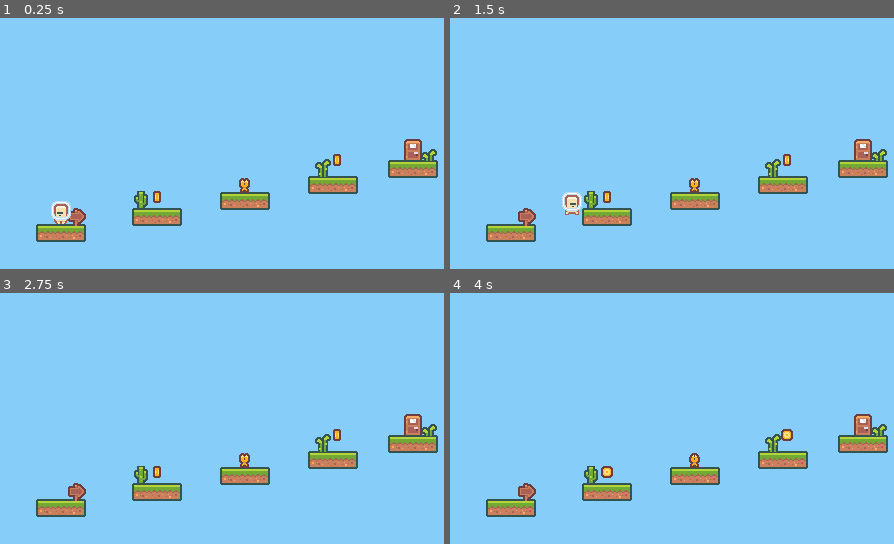
Above: before the commit, frames 1-4 (two rows, left to right).
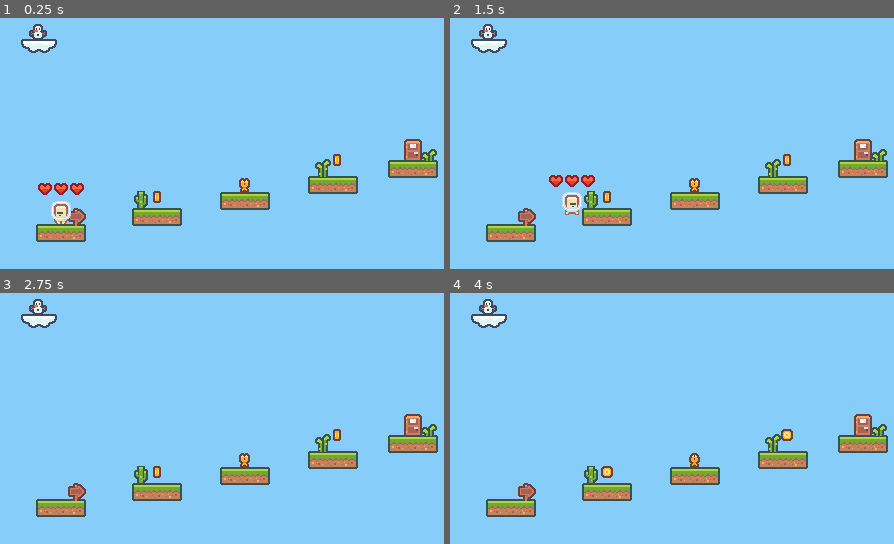
Above: after the commit, the same moments.

Repository: Vex41/JelloPlatformerGH
Game: Godot game, scene res://Scenes/Level3.tscn
Same seed, same stepped clock (60 frames per second), same inputs: the game is played once before the commit and once after it. This scene is started directly instead of the project's main scene.
Inputs:
- Up to frame 1 (0.25 s): no input
- Up to frame 2 (1.5 s): hold D (Right) from 0.53 s (still down); tap Up (Up) at 0.77 s
- Up to frame 3 (2.75 s): tap Up (Up) at 1.52 s; release D (Right) at 2.03 s; hold A (Left) from 2.03 s (still down)
- Up to frame 4 (4 s): release A (Left) at 2.78 s; hold D (Right) from 2.78 s (still down); tap Up (Up) at 3.02, 3.77 s

The runs differ from the first frame. In frame 1, 0.9% of the frame differs, in the area x 4-19%, y 2-71%; in frame 2, 0.9%; in frame 3, 0.5%; in frame 4, 0.5%.

Commit message:
Tried to implament a health system

Diff:
--- a/Jello platformer/Codes/Coin.gd
+++ b/Jello platformer/Codes/Coin.gd
@@ -3,5 +3,5 @@
 func _ready():
 	$AnimationPlayer.play("Spin")
 
-func _on_Area2D_area_entered(area):
+func _on_Area2D_area_entered(_area):
 	queue_free()
--- a/Jello platformer/Codes/Enemy fish.gd
+++ b/Jello platformer/Codes/Enemy fish.gd
@@ -6,5 +6,4 @@
 
 
 func _on_Area2D_area_entered(_area):
-	get_tree().reload_current_scene()
-	#get_tree().change_scene("res://Scenes/World.tscn")
+	pass
--- /dev/null
+++ b/Jello platformer/Codes/HealthUI.gd
@@ -0,0 +1,44 @@
+extends Node2D
+
+var vulnerable = true #makes it so tha you don't lose ALL your health instantly
+var health = 7
+
+func _on_hit_detection_body_entered(body): #when a hit is detected
+	if vulnerable == true:
+		health = health - 1
+		$Timer.start()
+		vulnerable = false
+	if health == 6:
+		$Heart1.set_frame(0)
+		$Heart2.set_frame(0)
+		$Heart3.set_frame(0)
+	if health == 5:
+		$Heart1.set_frame(1)
+		$Heart2.set_frame(0)
+		$Heart3.set_frame(0)
+	if health == 4:
+		$Heart1.set_frame(2)
+		$Heart2.set_frame(0)
+		$Heart3.set_frame(0)
+	if health == 3:
+		$Heart1.set_frame(2)
+		$Heart2.set_frame(1)
+		$Heart3.set_frame(0)
+	if health == 2:
+		$Heart1.set_frame(2)
+		$Heart2.set_frame(2)
+		$Heart3.set_frame(0)
+	if health == 1:
+		$Heart1.set_frame(2)
+		$Heart2.set_frame(2)
+		$Heart3.set_frame(1)
+	if health == 0:
+		$Heart1.set_frame(2)
+		$Heart2.set_frame(2)
+		$Heart3.set_frame(2)
+		get_tree().quit()
+
+func _on_Timer_timeout(): #makes the player vulnerable to damage
+	vulnerable = true
+	print("vulnerable")
+	print(health)
--- a/Jello platformer/Codes/Level3.gd
+++ b/Jello platformer/Codes/Level3.gd
@@ -1 +1,4 @@
 extends Area2D
+
+func _on_Area2D_area_entered(area):
+	get_tree().change_scene("res://Scenes/Level4.tscn")
--- /dev/null
+++ b/Jello platformer/Codes/Level4.gd
@@ -0,0 +1,6 @@
+extends Area2D
+
+
+
+func _on_Area2D_area_entered(area):
+	pass # Replace with function body.
--- a/Jello platformer/Codes/Player.gd
+++ b/Jello platformer/Codes/Player.gd
@@ -57,7 +57,7 @@
 			$Jump.play()
 
 	if !is_on_floor():
-		$AnimationPlayer.play("Jump")
+		$AnimationPlayer.play("Jump") #makes the sprite stay in the jump frame till it's on the floor
 
 	if Input.is_action_pressed("reset"):
 		get_tree().reload_current_scene()
--- /dev/null
+++ b/Jello platformer/Control.tscn
@@ -0,0 +1,14 @@
+[gd_scene load_steps=2 format=2]
+
+[ext_resource path="res://new_theme.tres" type="Theme" id=1]
+
+[node name="Control" type="Control"]
+anchor_right = 1.0
+anchor_bottom = 1.0
+
+[node name="ProgressBar" type="ProgressBar" parent="."]
+margin_right = 104.0
+margin_bottom = 14.0
+theme = ExtResource( 1 )
+value = 67.0
+percent_visible = false
--- a/Jello platformer/Scenes/Level2.tscn
+++ b/Jello platformer/Scenes/Level2.tscn
@@ -75,6 +75,12 @@
 scale = Vector2( 0.5, 0.5 )
 texture = ExtResource( 8 )
 
+[node name="Coin" parent="blocks" instance=ExtResource( 11 )]
+position = Vector2( 145, 114 )
+
+[node name="Coin2" parent="blocks" instance=ExtResource( 11 )]
+position = Vector2( 233, 112 )
+
 [node name="Area2D" type="Area2D" parent="."]
 script = ExtResource( 7 )
 
@@ -85,10 +91,4 @@
 [node name="Player" parent="." instance=ExtResource( 5 )]
 position = Vector2( 56, 104 )
 
-[node name="Coin" parent="." instance=ExtResource( 11 )]
-position = Vector2( 145, 114 )
-
-[node name="Coin2" parent="." instance=ExtResource( 11 )]
-position = Vector2( 233, 112 )
-
 [connection signal="area_entered" from="Area2D" to="Area2D" method="_on_Area2D_area_entered"]
--- a/Jello platformer/Scenes/Level3.tscn
+++ b/Jello platformer/Scenes/Level3.tscn
@@ -13,6 +13,9 @@
 [ext_resource path="res://Sprites/Misc blocks/tile_0125.png" type="Texture" id=11]
 [ext_resource path="res://Sprites/Misc blocks/tile_0127.png" type="Texture" id=12]
 [ext_resource path="res://Scenes/Blocks/Coin.tscn" type="PackedScene" id=13]
+[ext_resource path="res://Sprites/Misc blocks/tile_0153.png" type="Texture" id=14]
+[ext_resource path="res://Sprites/Misc blocks/tile_0155.png" type="Texture" id=15]
+[ext_resource path="res://Sprites/Misc blocks/tile_0145.png" type="Texture" id=16]
 
 [sub_resource type="RectangleShape2D" id=1]
 extents = Vector2( 8, 8 )
@@ -88,6 +91,24 @@
 scale = Vector2( 1, 0.972223 )
 texture = ExtResource( 12 )
 
+[node name="Coin" parent="blocks" instance=ExtResource( 13 )]
+position = Vector2( 168, 228 )
+
+[node name="Coin2" parent="blocks" instance=ExtResource( 13 )]
+position = Vector2( 348, 191 )
+
+[node name="Tile0153" type="Sprite" parent="blocks"]
+position = Vector2( 41, 79 )
+texture = ExtResource( 14 )
+
+[node name="Tile0155" type="Sprite" parent="blocks/Tile0153"]
+position = Vector2( 18, 0 )
+texture = ExtResource( 15 )
+
+[node name="Tile0145" type="Sprite" parent="blocks"]
+position = Vector2( 49, 62 )
+texture = ExtResource( 16 )
+
 [node name="Area2D" type="Area2D" parent="."]
 script = ExtResource( 1 )
 
@@ -101,8 +122,4 @@
 [node name="Player" parent="." instance=ExtResource( 7 )]
 position = Vector2( 72, 240 )
 
-[node name="Coin" parent="." instance=ExtResource( 13 )]
-position = Vector2( 168, 228 )
-
-[node name="Coin2" parent="." instance=ExtResource( 13 )]
-position = Vector2( 348, 191 )
+[connection signal="area_entered" from="Area2D" to="Area2D" method="_on_Area2D_area_entered"]
--- /dev/null
+++ b/Jello platformer/Scenes/Level4.tscn
@@ -0,0 +1,103 @@
+[gd_scene load_steps=14 format=2]
+
+[ext_resource path="res://Codes/Level4.gd" type="Script" id=1]
+[ext_resource path="res://Sprites/Misc blocks/tile_0128.png" type="Texture" id=2]
+[ext_resource path="res://Sprites/Misc blocks/tile_0088.png" type="Texture" id=3]
+[ext_resource path="res://Sprites/Misc blocks/tile_0125.png" type="Texture" id=4]
+[ext_resource path="res://Scenes/Blocks/Rightblock.tscn" type="PackedScene" id=5]
+[ext_resource path="res://Scenes/Blocks/Door.tscn" type="PackedScene" id=6]
+[ext_resource path="res://Scenes/Blocks/Coin.tscn" type="PackedScene" id=7]
+[ext_resource path="res://Scenes/Enemys/Fish.tscn" type="PackedScene" id=8]
+[ext_resource path="res://Scenes/Player.tscn" type="PackedScene" id=9]
+[ext_resource path="res://Scenes/Blocks/Leftblock.tscn" type="PackedScene" id=10]
+[ext_resource path="res://Scenes/Blocks/Backround stuff.tscn" type="PackedScene" id=11]
+[ext_resource path="res://Scenes/Blocks/Middleblock.tscn" type="PackedScene" id=12]
+
+[sub_resource type="RectangleShape2D" id=1]
+
+[node name="Level4" type="Node2D"]
+
+[node name="Backround stuff" parent="." instance=ExtResource( 11 )]
+
+[node name="Player" parent="." instance=ExtResource( 9 )]
+position = Vector2( 39, 136 )
+
+[node name="blocks" type="Node2D" parent="."]
+
+[node name="Leftblock" parent="blocks" instance=ExtResource( 10 )]
+position = Vector2( 24, 160 )
+
+[node name="Middleblock" parent="blocks" instance=ExtResource( 12 )]
+position = Vector2( 40, 160 )
+
+[node name="Rightblock" parent="blocks" instance=ExtResource( 5 )]
+position = Vector2( 56, 160 )
+
+[node name="Leftblock2" parent="blocks" instance=ExtResource( 10 )]
+position = Vector2( 104, 144 )
+
+[node name="Middleblock2" parent="blocks" instance=ExtResource( 12 )]
+position = Vector2( 120, 144 )
+
+[node name="Rightblock2" parent="blocks" instance=ExtResource( 5 )]
+position = Vector2( 136, 144 )
+
+[node name="Leftblock3" parent="blocks" instance=ExtResource( 10 )]
+position = Vector2( 192, 184 )
+
+[node name="Middleblock3" parent="blocks" instance=ExtResource( 12 )]
+position = Vector2( 208, 184 )
+
+[node name="Rightblock3" parent="blocks" instance=ExtResource( 5 )]
+position = Vector2( 224, 184 )
+
+[node name="Leftblock4" parent="blocks" instance=ExtResource( 10 )]
+position = Vector2( 296, 176 )
+
+[node name="Middleblock4" parent="blocks" instance=ExtResource( 12 )]
+position = Vector2( 312, 176 )
+
+[node name="Rightblock4" parent="blocks" instance=ExtResource( 5 )]
+position = Vector2( 328, 176 )
+
+[node name="Leftblock5" parent="blocks" instance=ExtResource( 10 )]
+position = Vector2( 376, 160 )
+
+[node name="Middleblock5" parent="blocks" instance=ExtResource( 12 )]
+position = Vector2( 392, 160 )
+
+[node name="Rightblock5" parent="blocks" instance=ExtResource( 5 )]
+position = Vector2( 408, 160 )
+
+[node name="Tile0088" type="Sprite" parent="blocks"]
+position = Vector2( 56, 144 )
+texture = ExtResource( 3 )
+
+[node name="Tile0125" type="Sprite" parent="blocks"]
+position = Vector2( 112, 126 )
+texture = ExtResource( 4 )
+
+[node name="Tile0128" type="Sprite" parent="blocks"]
+position = Vector2( 191, 167 )
+texture = ExtResource( 2 )
+
+[node name="Coin2" parent="blocks" instance=ExtResource( 7 )]
+position = Vector2( 312, 154 )
+
+[node name="Coin" parent="blocks" instance=ExtResource( 7 )]
+position = Vector2( 132, 126 )
+
+[node name="Door" parent="blocks" instance=ExtResource( 6 )]
+position = Vector2( 390, 142 )
+
+[node name="fish" parent="." instance=ExtResource( 8 )]
+position = Vector2( 208, 168 )
+
+[node name="Area2D" type="Area2D" parent="."]
+script = ExtResource( 1 )
+
+[node name="CollisionShape2D" type="CollisionShape2D" parent="Area2D"]
+position = Vector2( 390, 139 )
+shape = SubResource( 1 )
+
+[connection signal="area_entered" from="Area2D" to="Area2D" method="_on_Area2D_area_entered"]
--- a/Jello platformer/Scenes/Player.tscn
+++ b/Jello platformer/Scenes/Player.tscn
@@ -6,6 +6,7 @@
 [ext_resource path="res://Sounds/Fallen off map.wav" type="AudioStream" id=4]
 [ext_resource path="res://Sounds/Land.wav" type="AudioStream" id=5]
 [ext_resource path="res://Sounds/footstep.wav" type="AudioStream" id=6]
+[ext_resource path="res://Scenes/UI/HealthUI.tscn" type="PackedScene" id=7]
 
 [sub_resource type="CapsuleShape2D" id=1]
 height = 4.0
@@ -125,8 +126,11 @@
 "values": [ 1, 0 ]
 }
 
+[sub_resource type="RectangleShape2D" id=8]
+extents = Vector2( 10, 12 )
+
 [sub_resource type="RectangleShape2D" id=6]
-extents = Vector2( 10, 12 )
+extents = Vector2( 11, 12.5 )
 
 [node name="Player" type="KinematicBody2D"]
 script = ExtResource( 1 )
@@ -158,8 +162,29 @@
 
 [node name="Land" type="AudioStreamPlayer2D" parent="."]
 stream = ExtResource( 5 )
+volume_db = -10.0
 
-[node name="Area2D" type="Area2D" parent="."]
+[node name="coin" type="Area2D" parent="."]
 
-[node name="CollisionShape2D" type="CollisionShape2D" parent="Area2D"]
+[node name="CollisionShape2D" type="CollisionShape2D" parent="coin"]
+shape = SubResource( 8 )
+
+[node name="HealthUI" parent="." instance=ExtResource( 7 )]
+light_mask = 4
+position = Vector2( -25, -32 )
+
+[node name="Timer" type="Timer" parent="HealthUI"]
+wait_time = 2.0
+
+[node name="hit detection" type="Area2D" parent="HealthUI"]
+light_mask = 4
+position = Vector2( 25, 32 )
+
+[node name="CollisionShape2D" type="CollisionShape2D" parent="HealthUI/hit detection"]
+modulate = Color( 0, 0, 0, 1 )
+light_mask = 4
+position = Vector2( 0, -0.5 )
 shape = SubResource( 6 )
+
+[connection signal="timeout" from="HealthUI/Timer" to="HealthUI" method="_on_Timer_timeout"]
+[connection signal="body_entered" from="HealthUI/hit detection" to="HealthUI" method="_on_hit_detection_body_entered"]
--- /dev/null
+++ b/Jello platformer/Scenes/UI/HealthUI.tscn
@@ -0,0 +1,23 @@
+[gd_scene load_steps=3 format=2]
+
+[ext_resource path="res://Codes/HealthUI.gd" type="Script" id=1]
+[ext_resource path="res://Sprites/UI/Health.png" type="Texture" id=2]
+
+[node name="HealthUI" type="Node2D"]
+script = ExtResource( 1 )
+
+[node name="Heart1" type="Sprite" parent="."]
+position = Vector2( 41, 9 )
+texture = ExtResource( 2 )
+hframes = 3
+frame = 2
+
+[node name="Heart2" type="Sprite" parent="."]
+position = Vector2( 25, 9 )
+texture = ExtResource( 2 )
+hframes = 3
+
+[node name="Heart3" type="Sprite" parent="."]
+position = Vector2( 9, 9 )
+texture = ExtResource( 2 )
+hframes = 3
--- a/Jello platformer/Scenes/World.tscn
+++ b/Jello platformer/Scenes/World.tscn
@@ -55,6 +55,9 @@
 position = Vector2( 232, 240 )
 texture = ExtResource( 9 )
 
+[node name="Coin" parent="blocks" instance=ExtResource( 10 )]
+position = Vector2( 167, 207 )
+
 [node name="Area2D" type="Area2D" parent="."]
 script = ExtResource( 8 )
 
@@ -65,7 +68,4 @@
 [node name="Player" parent="." instance=ExtResource( 5 )]
 position = Vector2( 248, 232 )
 
-[node name="Coin" parent="." instance=ExtResource( 10 )]
-position = Vector2( 167, 207 )
-
 [connection signal="area_entered" from="Area2D" to="Area2D" method="_on_Area2D_area_entered"]
--- a/Jello platformer/project.godot
+++ b/Jello platformer/project.godot
@@ -13,6 +13,11 @@
 config/name="Jello platformer"
 run/main_scene="res://Scenes/World.tscn"
 config/icon="res://icon.png"
+
+[autoload]
+
+HealthUi="*res://Codes/HealthUI.gd"
+Player="*res://Scenes/Player.tscn"
 
 [display]
 
@@ -52,6 +57,12 @@
  ]
 }
 
+[layer_names]
+
+2d_render/layer_1="General"
+2d_render/layer_2="Coins"
+2d_render/layer_3="enemys"
+
 [physics]
 
 common/enable_pause_aware_picking=true
Not shown: 1 places in Jello platformer/Scenes/Level3.tscn that only renumber resources
Not shown: 1 places in Jello platformer/Scenes/Player.tscn that only renumber resources
Binary file added: Jello platformer/Sprites/Misc blocks/tile_0145.png
Not shown, added: Jello platformer/Sprites/Misc blocks/tile_0145.png.import
Binary file added: Jello platformer/Sprites/Misc blocks/tile_0153.png
Not shown, added: Jello platformer/Sprites/Misc blocks/tile_0153.png.import
Binary file added: Jello platformer/Sprites/Misc blocks/tile_0154.png
Not shown, added: Jello platformer/Sprites/Misc blocks/tile_0154.png.import
Binary file added: Jello platformer/Sprites/Misc blocks/tile_0155.png
Not shown, added: Jello platformer/Sprites/Misc blocks/tile_0155.png.import
Binary file added: Jello platformer/Sprites/UI/Health.png
Not shown, added: Jello platformer/Sprites/UI/Health.png.import
(and 6 more such lines)
